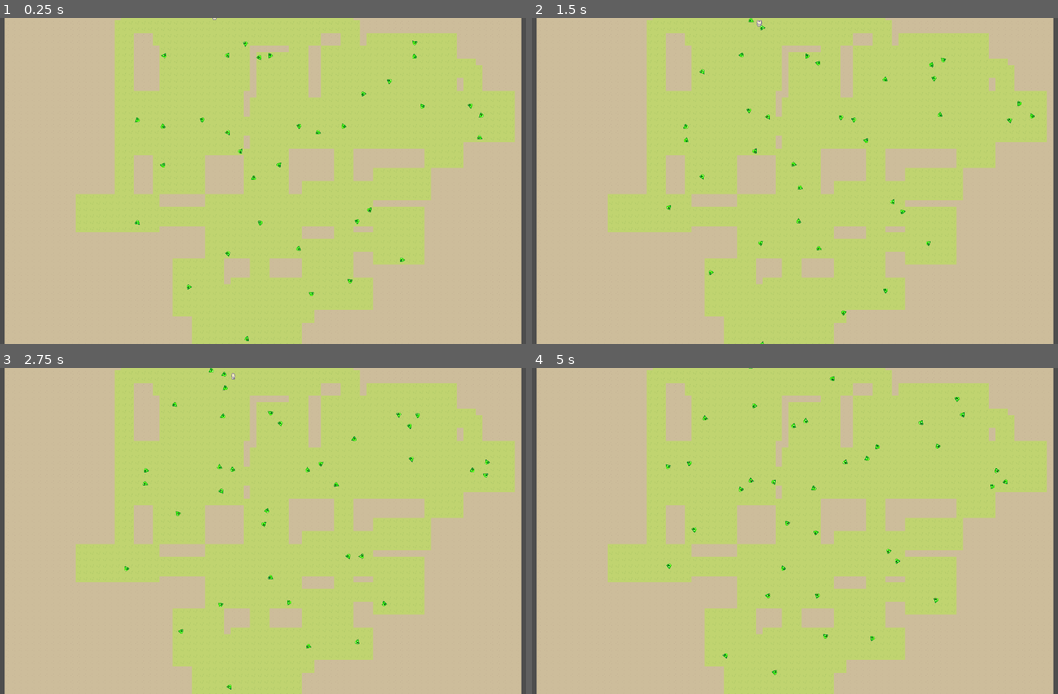
Above: before the commit, frames 1-4 (two rows, left to right).
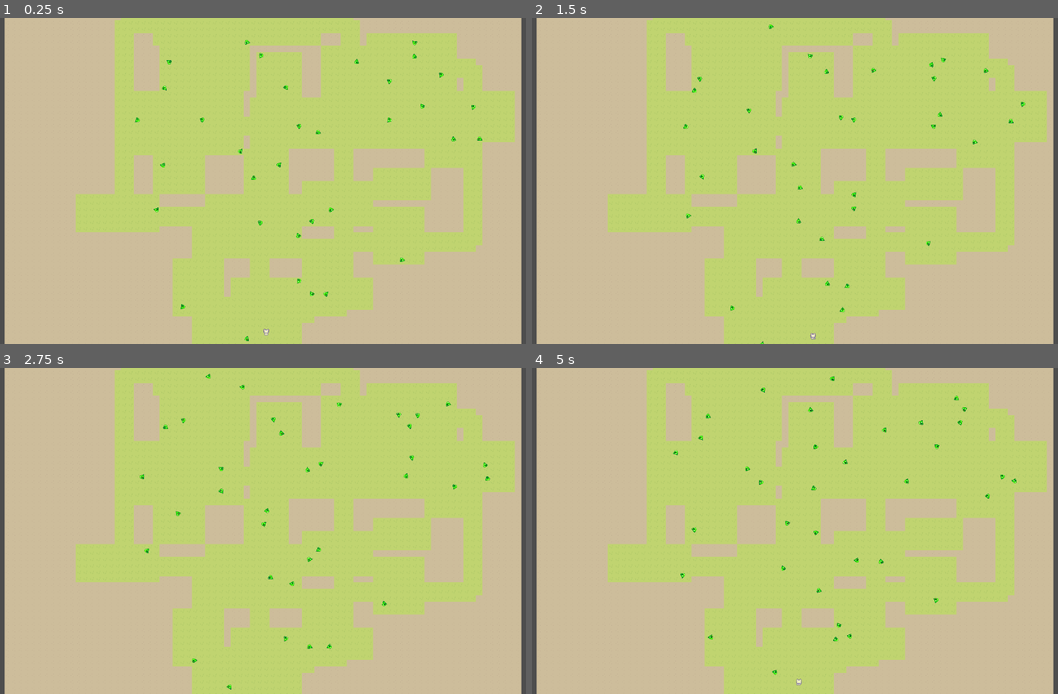
Above: after the commit, the same moments.

Repository: cleverLucky/Rogue
Game: Godot game, scene res://scenes/main.tscn
The game is run twice, just before and just after one commit, with the same random seed, the same clock (stepped at 60 frames per second) and the same inputs. The project has no main scene, so this scene is started directly.
Inputs:
- Up to frame 1 (0.25 s): no input
- Up to frame 2 (1.5 s): hold D (right) 0.53-1.28 s; hold S (down) from 1.28 s (still down)
- Up to frame 3 (2.75 s): release S (down) at 2.03 s; hold D (right) from 2.03 s (still down)
- Up to frame 4 (5 s): release D (right) at 2.78 s; hold W (up) 2.78-3.53 s; hold A (left) from 3.53 s (still down)

The runs differ from the first frame. In frame 1, 2.7% of the frame differs, in the area x 25-92%, y 0-98%; in frame 2, 2.7%; in frame 3, 2.8%; in frame 4, 2.9%, in the area x 25-93%, y 0-98%.

Commit message:
交换生成顺序，保证初始化点位的正常生成。

Diff:
--- a/scripts/DungeonCore.gd
+++ b/scripts/DungeonCore.gd
@@ -30,10 +30,9 @@
 			row.append(0)  # 0=墙
 		grid.append(row)
 
+	generate_and_separate_rooms()
+
 	generate_starting_room()
-
-	# 2. 生成并分离房间
-	generate_and_separate_rooms()
 
 	# 3. 雕刻所有房间到网格
 	carve_all_rooms()
--- a/scripts/DungeonGenerator.gd
+++ b/scripts/DungeonGenerator.gd
@@ -153,25 +153,47 @@
 	camera.zoom = Vector2(0.8, 0.8)
 
 # 修改 find_random_floor_position()，优先用起始房间中心
+# 修改：强制优先起始安全屋中心出生（带调试 + 安全检查）
 func find_random_floor_position() -> Vector2:
-	# 先检查是否有起始房间（id=-1）
+	print("调试：开始查找出生点，rooms 数量 = ", dungeon_core.rooms.size())
+
+	# 遍历所有房间，找起始安全屋
 	for room in dungeon_core.rooms:
-		if room.get('is_starting_room', false):
-			var center_x = room.center.x * tile_size + tile_size / 2.0
-			var center_y = room.center.y * tile_size + tile_size / 2.0
-			print("玩家优先出生在起始安全室中心")
-			return Vector2(center_x, center_y)
-
-	# 找不到就用随机地板（fallback）
+		# 打印每个房间的键，帮助排查
+		print("房间 ID: ", room.get('id', '无ID'), " | is_starting_room: ", room.get('is_starting_room', '未设置'))
+
+		# 匹配条件：有 is_starting_room=true 或 id=-1
+		if room.get('is_starting_room', false) or room.get('id', 0) == -1:
+			# 安全检查 center 是否存在
+			if 'center' in room and room.center is Vector2:
+				var center_grid_x = room.center.x
+				var center_grid_y = room.center.y
+
+				var center_pixel_x = center_grid_x * tile_size + tile_size / 2.0
+				var center_pixel_y = center_grid_y * tile_size + tile_size / 2.0
+
+				print("✅ 找到起始安全屋！格子中心: (", center_grid_x, ", ", center_grid_y, ")")
+				print("   像素位置: (", center_pixel_x, ", ", center_pixel_y, ")")
+
+				return Vector2(center_pixel_x, center_pixel_y)
+			else:
+				printerr("警告：起始房间缺少 center 数据！跳过")
+
+	printerr("⚠️ 未找到任何标记为起始房间的房间，使用随机地板出生")
+
+	# 随机地板 fallback
 	for i in range(200):
 		var x = randi_range(1, map_width - 2)
 		var y = randi_range(1, map_height - 2)
 		if grid[y][x] == 1:
-			return Vector2(x * tile_size + tile_size / 2.0, y * tile_size + tile_size / 2.0)
-
-	# 极端情况：返回地图中心
-	return Vector2(map_width * tile_size / 2.0, map_height * tile_size / 2.0)
-
+			var pos = Vector2(x * tile_size + tile_size / 2.0, y * tile_size + tile_size / 2.0)
+			print("随机出生点: ", pos)
+			return pos
+
+	# 最终 fallback：地图中心
+	var center = Vector2(map_width * tile_size / 2.0, map_height * tile_size / 2.0)
+	print("极端情况：返回地图中心 ", center)
+	return center
 
 # 生成玩家（使用预制场景）
 func create_player():
